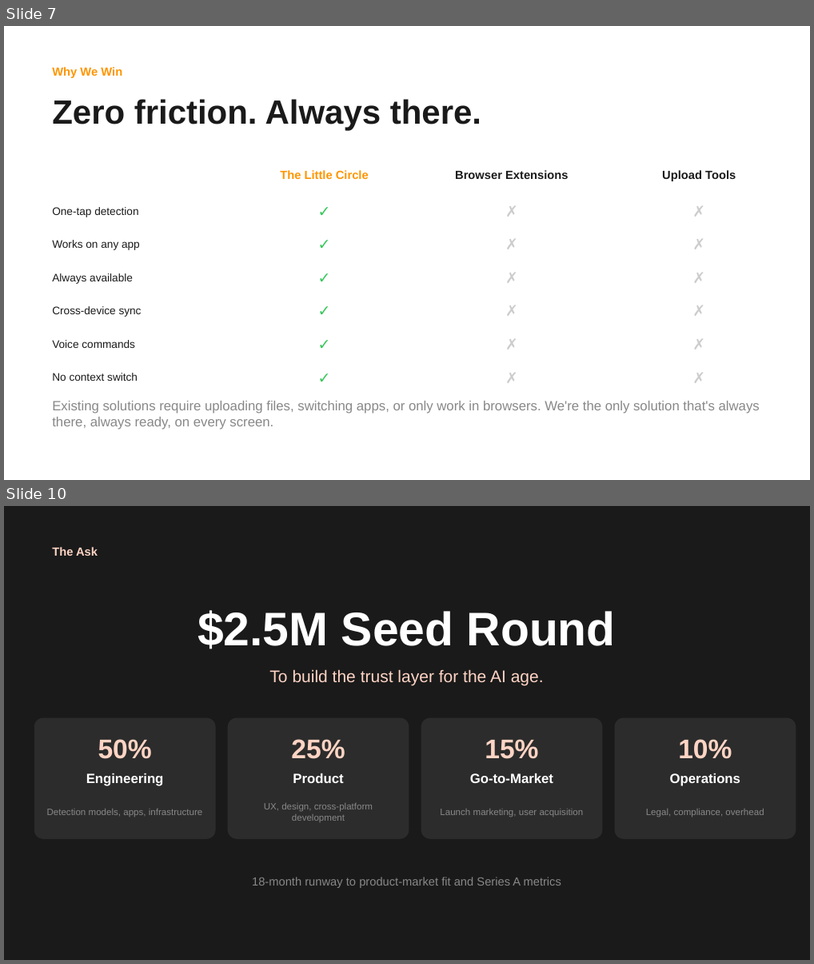
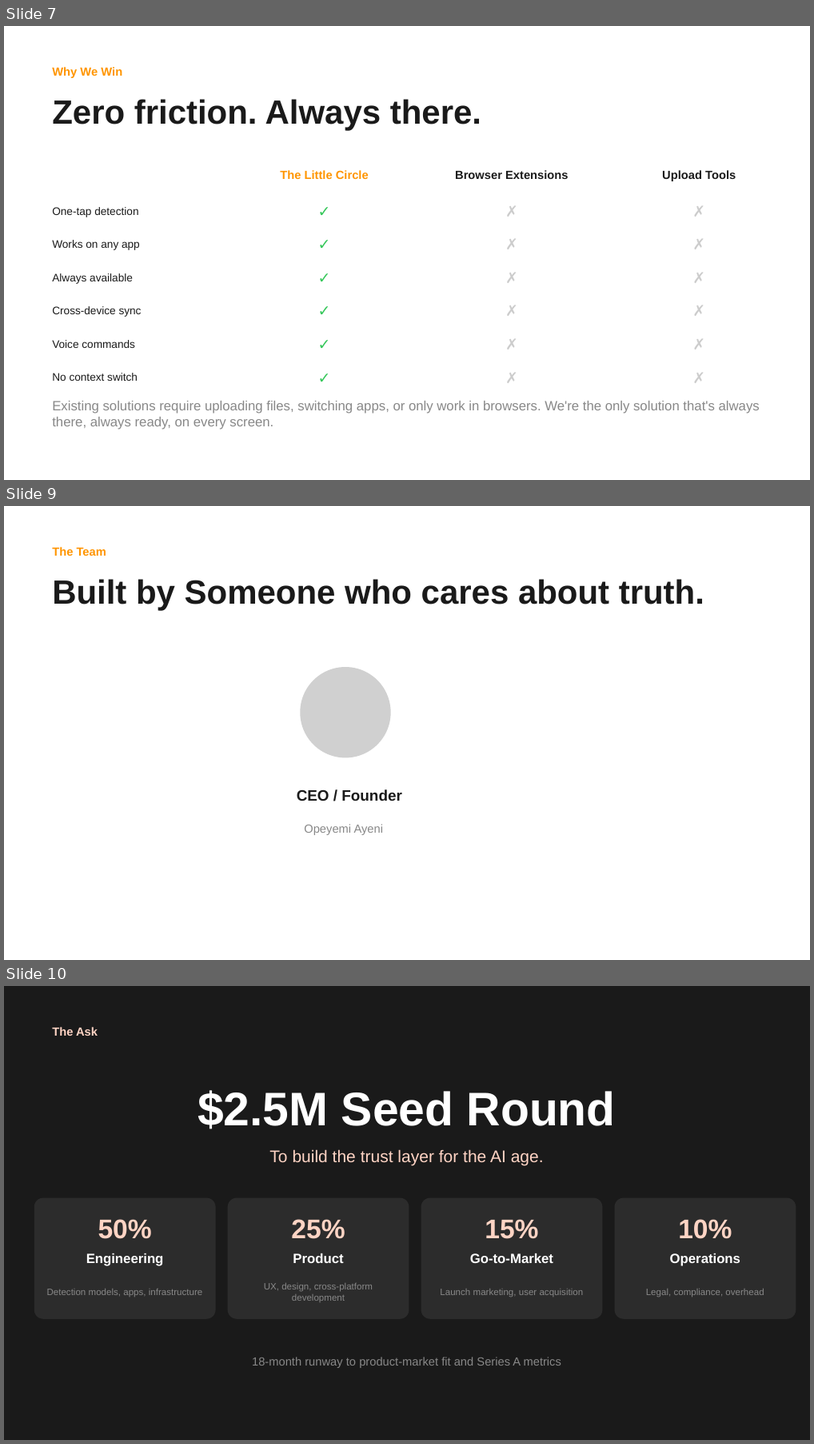
Before and after one commit to PizzyInc/thelittlecircle, a slide deck: Docs/The-Little-Circle-Pitch-Deck.pptx. Shown one above the other, each under a label of ours: slides 7 and 10 before the commit, slides 7, 9 and 10 after it; the slides between them are not shown. The pictures are 814x964 and 814x1444 pixels, drawn with LibreOffice and Linux fonts; fonts in the diff are those of the drawing; grey boxes stand for pictures. Boxes give left, top, right and bottom in pixels: in the first picture for what was removed or moved away, otherwise in the second. Text is boxed around its words. In the diff, an @@ line names an element or a change of style, - is before the commit and + after.

```diff
--- a/Docs/The-Little-Circle-Pitch-Deck.pptx
+++ b/Docs/The-Little-Circle-Pitch-Deck.pptx
@@ slide 9 added at bbox=[4, 506, 810, 960], background #FFFFFF @@
@@ text added at bbox=[52, 547, 106, 556], 14 pt, text #FF9500, bold @@
+The Team
@@ text added at bbox=[52, 579, 705, 611], 40 pt, text #1A1A1A, bold @@
+Built by Someone who cares about truth.
@@ picture added at bbox=[301, 667, 391, 758] @@
@@ text added at bbox=[297, 789, 402, 800], 18 pt, text #1A1A1A, bold @@
+CEO / Founder
@@ text added at bbox=[304, 824, 384, 835], 14 pt, text #888888 @@
+Opeyemi Ayeni
```
Also in this commit, not shown: 3 slides changed, 1 slide removed, 13 other files.
